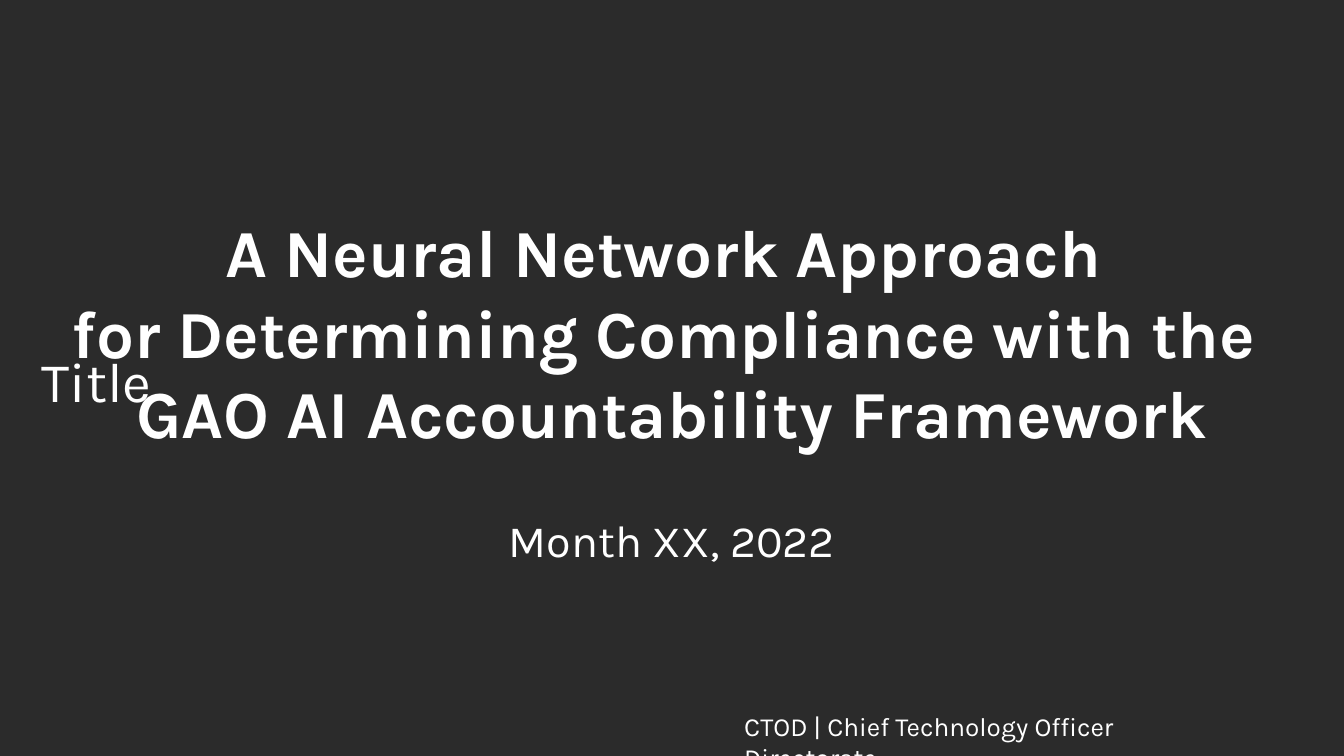
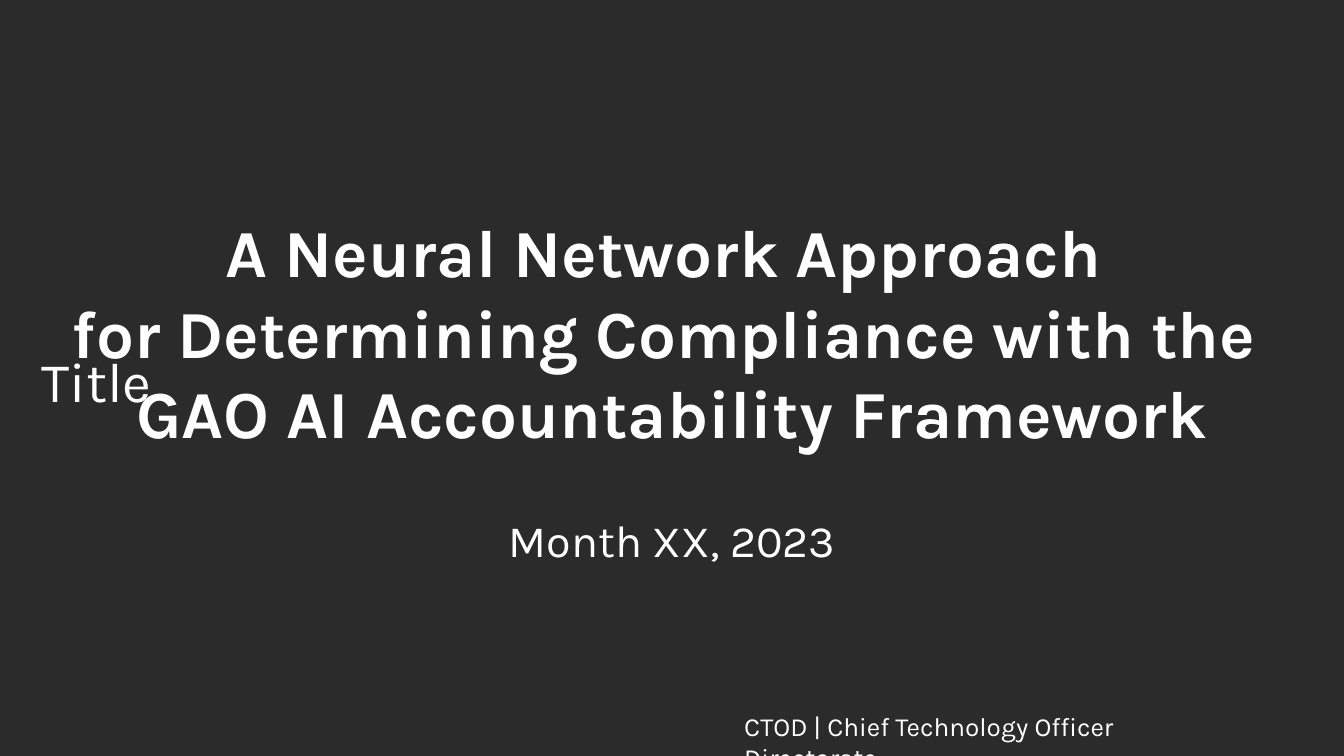
Before and after one commit to ethanmoscot/gao-ai, a slide deck: slide 1 of gao_ai_proposal.pptx. Drawn at 1344x756 pixels with LibreOffice and Linux fonts; fonts in the diff are those of the drawing; background and template pictures are left out; a plain dark background stands for a picture behind light text. Boxes give left, top, right and bottom in pixels: in the first picture for what was removed or moved away, otherwise in the second. Text is boxed around its words. In the diff, an @@ line names an element or a change of style, - is before the commit and + after.

```diff
--- a/gao_ai_proposal.pptx
+++ b/gao_ai_proposal.pptx
@@ text at (509, 526, 835, 562): text changed @@
-Month XX, 2022
+Month XX, 2023
```
Also in this commit, not shown: 3 other slides changed, 1 slide added, 2 slides removed.
